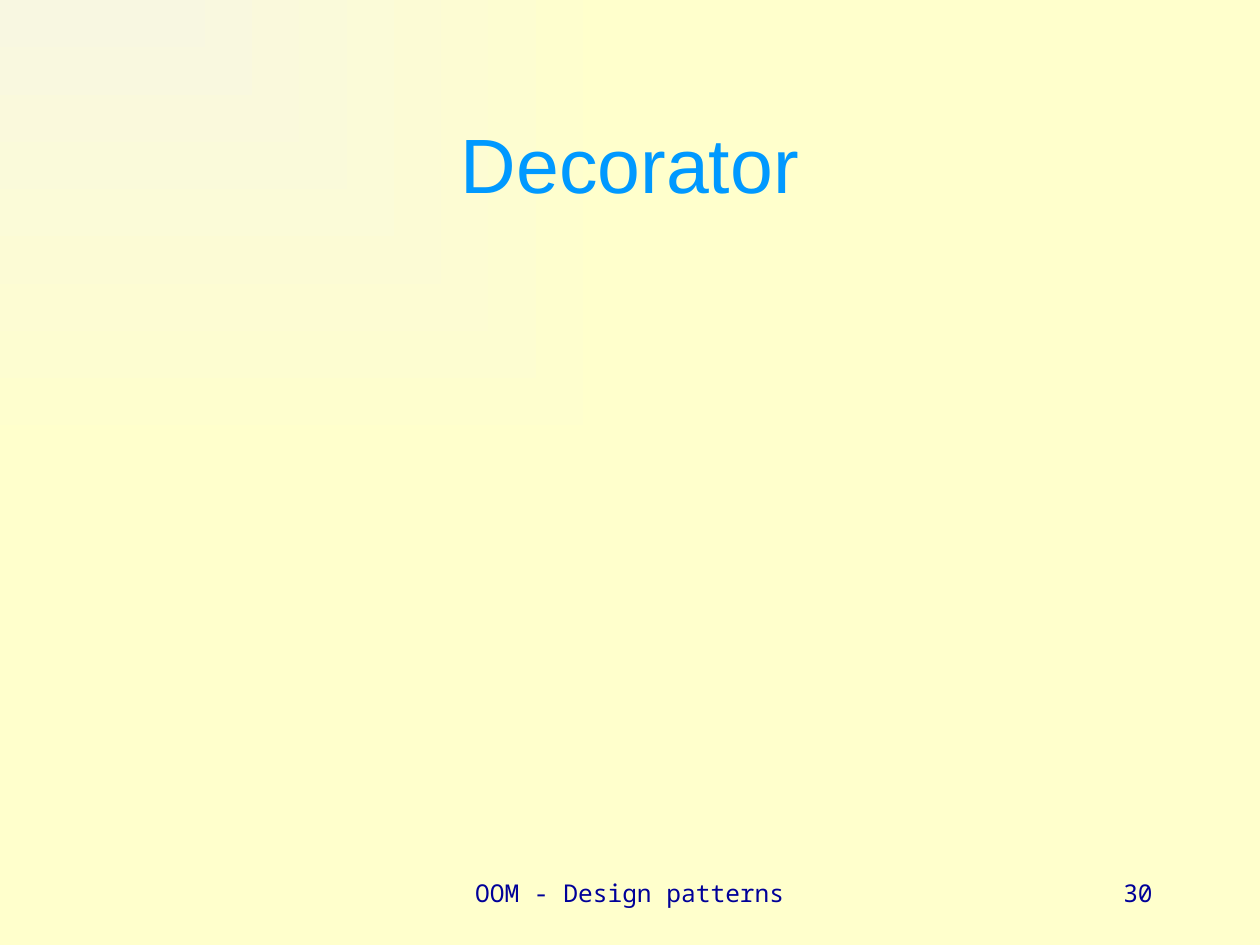
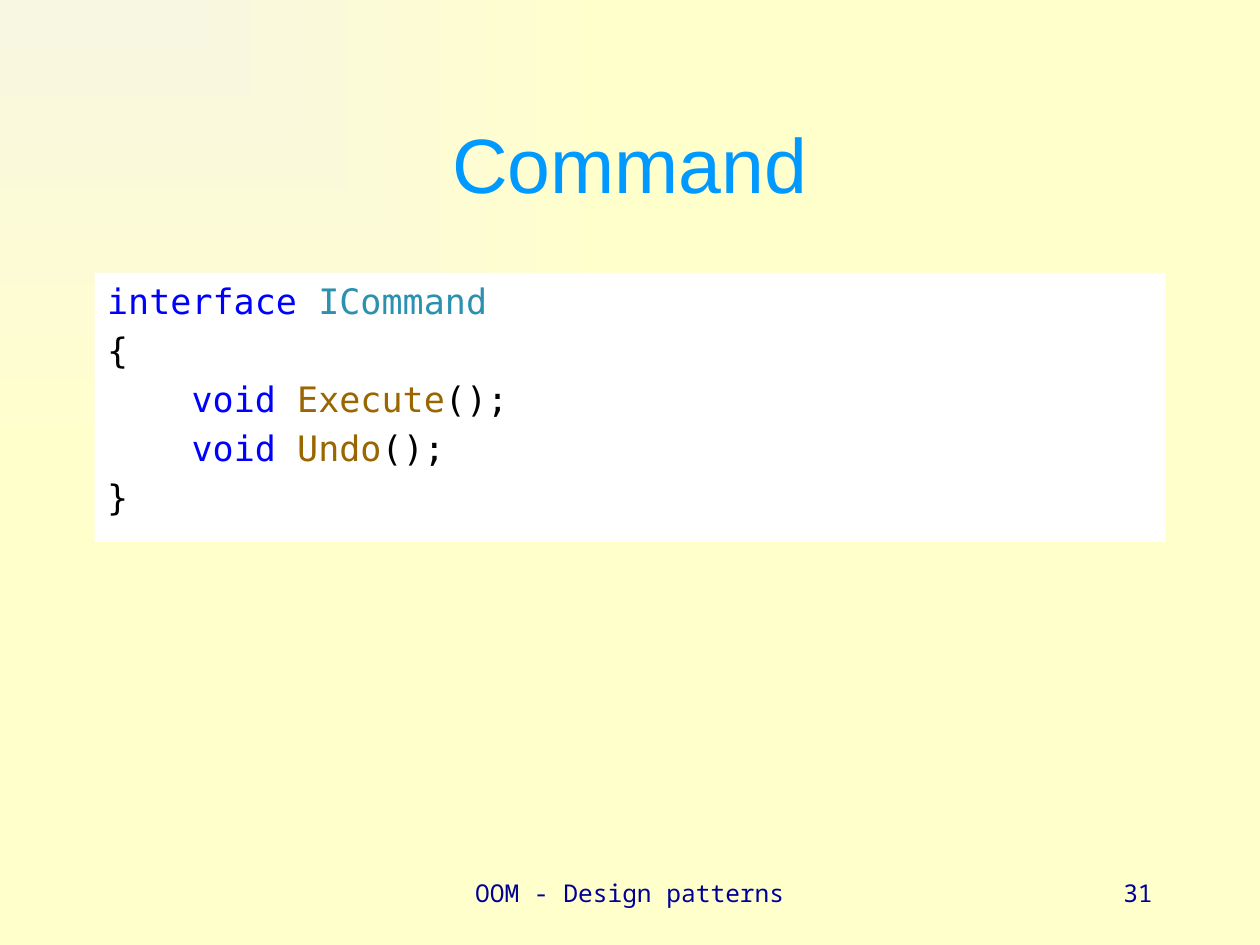
Before and after one commit to vsite-oom/DesignPatterns, a slide deck: slide 31 of docs/Design patterns - eng.pptx (slide 30 before the commit). Drawn at 1260x945 pixels with LibreOffice and Linux fonts; fonts in the diff are those of the drawing. Boxes give left, top, right and bottom in pixels: in the first picture for what was removed or moved away, otherwise in the second. Text is boxed around its words. In the diff, an @@ line names an element or a change of style, - is before the commit and + after.

Commit message:
Add Command

```diff
--- a/docs/Design patterns - eng.pptx
+++ b/docs/Design patterns - eng.pptx
@@ title at (x1=452, y1=137, x2=807, y2=194): text changed @@
-Decorator
+Command
@@ text added at (x1=94, y1=273, x2=1166, y2=542), fill #FFFFFF, 20 pt, text #0000FF @@
+interface ICommand
+{
+void Execute();
+void Undo();
+}
@@ page number at (x1=1123, y1=884, x2=1152, y2=903): text changed @@
-30
+31
```
Also in this commit, not shown: 1 other slide changed, 2 slides added, 5 other files.
